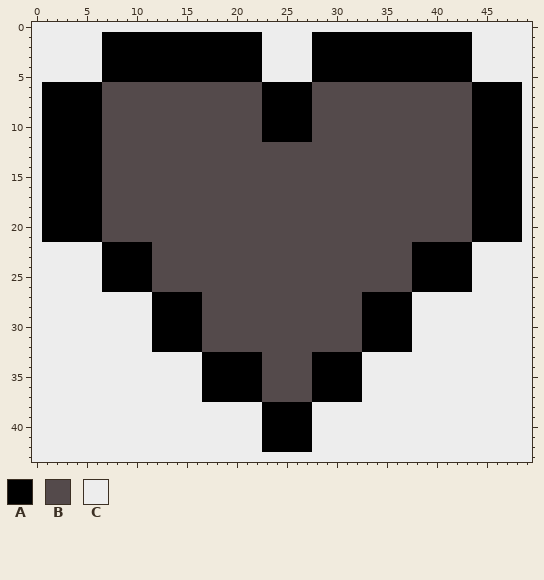
File history of a pixel-art sprite, DungeonCrawler/Images/emptyHeart.gif. The picture above was drawn from the file before the commit.
The file is 50x44 pixels. Colours within 5 levels of each other are drawn and written as one.
Palette (. is transparent): A #000000  B #544a4b  C #ededed
After the commit:
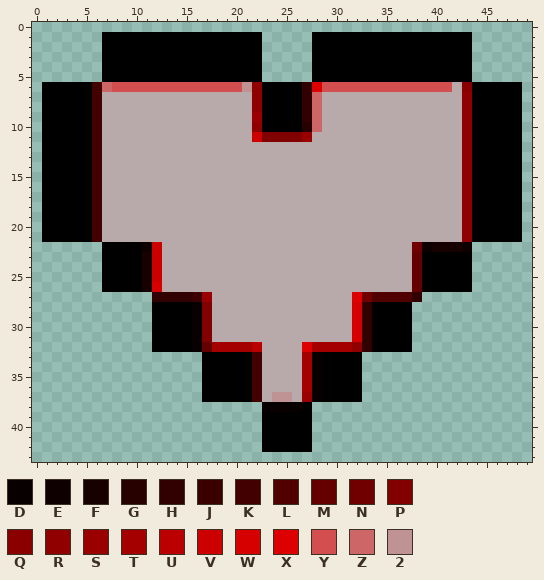
Colours new in this view: D #080000  E #0f0000  F #170000  G #270000  H #310000  J #3a0000  K #430000  L #500000  M #650000  N #700000  P #810000  Q #8a0000  R #910000  S #9a0000  T #a40000  U #ba0000  V #cd0000  W #d70000  X #dd0000  Y #d34f4f  Z #cd6666  2 #bf9393
Changes in this commit:
colour B: #544a4b -> #b8aaaa
y 0: x 0..49 CCCCCCCCCCCCCCCCCCCCCCCCCCCCCCCCCCCCCCCCCCCCCCCCCC -> ..................................................
y 1..5: x 0..6 CCCCCCC -> .......; x 23..27 CCCCC -> .....; x 44..49 CCCCCC -> ......
y 6: x 0 C -> .; x 6..22 ABBBBBBBBBBBBBBBB -> KZYYYYYYYYYYYYY2R; x 27..41 ABBBBBBBBBBBBBB -> HXYYYYYYYYYYYYY; x 43 B -> Q; x 49 C -> .
y 7..8: x 0 C -> .; x 6 A -> K; x 22 B -> R; x 27..28 AB -> HZ; x 43 B -> R; x 49 C -> .
y 9: x 0 C -> .; x 6 A -> K; x 22 B -> S; x 27..28 AB -> HZ; x 43 B -> R; x 49 C -> .
y 10: x 0 C -> .; x 6 A -> K; x 22 B -> R; x 27..28 AB -> GZ; x 43 B -> R; x 49 C -> .
y 11: x 0 C -> .; x 6 A -> K; x 22..27 BAAAAA -> VPPPPS; x 43 B -> R; x 49 C -> .
y 12..21: x 0 C -> .; x 6 A -> K; x 43 B -> R; x 49 C -> .
y 22: x 0..6 CCCCCCC -> .......; x 11..12 AB -> EV; x 38..49 AAAAAACCCCCC -> NEFFFE......
y 23..25: x 0..6 CCCCCCC -> .......; x 11..12 AB -> FV; x 38 A -> M; x 44..49 CCCCCC -> ......
y 26: x 0..6 CCCCCCC -> .......; x 11..12 AB -> FW; x 38 A -> M; x 44..49 CCCCCC -> ......
y 27: x 0..17 CCCCCCCCCCCCAAAAAB -> ............HHHHJS; x 32..49 BAAAAACCCCCCCCCCCC -> XNLLLLH...........
y 28..31: x 0..11 CCCCCCCCCCCC -> ............; x 16..17 AB -> DP; x 32..33 BA -> WH; x 38..49 CCCCCCCCCCCC -> ............
y 32: x 0..11 CCCCCCCCCCCC -> ............; x 16..22 ABBBBBB -> DMTTTTU; x 27..33 BBBBBBA -> XTTTTRH; x 38..49 CCCCCCCCCCCC -> ............
y 33..36: x 0..16 CCCCCCCCCCCCCCCCC -> .................; x 22 A -> K; x 27..28 BA -> TD; x 33..49 CCCCCCCCCCCCCCCCC -> .................
y 37: x 0..16 CCCCCCCCCCCCCCCCC -> .................; x 22 A -> K; x 24..25 BB -> 22; x 27..28 BA -> SD; x 33..49 CCCCCCCCCCCCCCCCC -> .................
y 38: x 0..26 CCCCCCCCCCCCCCCCCCCCCCCAAAA -> .......................DDDD; x 28..49 CCCCCCCCCCCCCCCCCCCCCC -> ......................
y 39..42: x 0..22 CCCCCCCCCCCCCCCCCCCCCCC -> .......................; x 28..49 CCCCCCCCCCCCCCCCCCCCCC -> ......................
y 43: x 0..49 CCCCCCCCCCCCCCCCCCCCCCCCCCCCCCCCCCCCCCCCCCCCCCCCCC -> ..................................................
Boxes around the changes in both pictures, in picture pixels (x1, y1, x2, y2):
changed: (32, 22, 532, 462)
